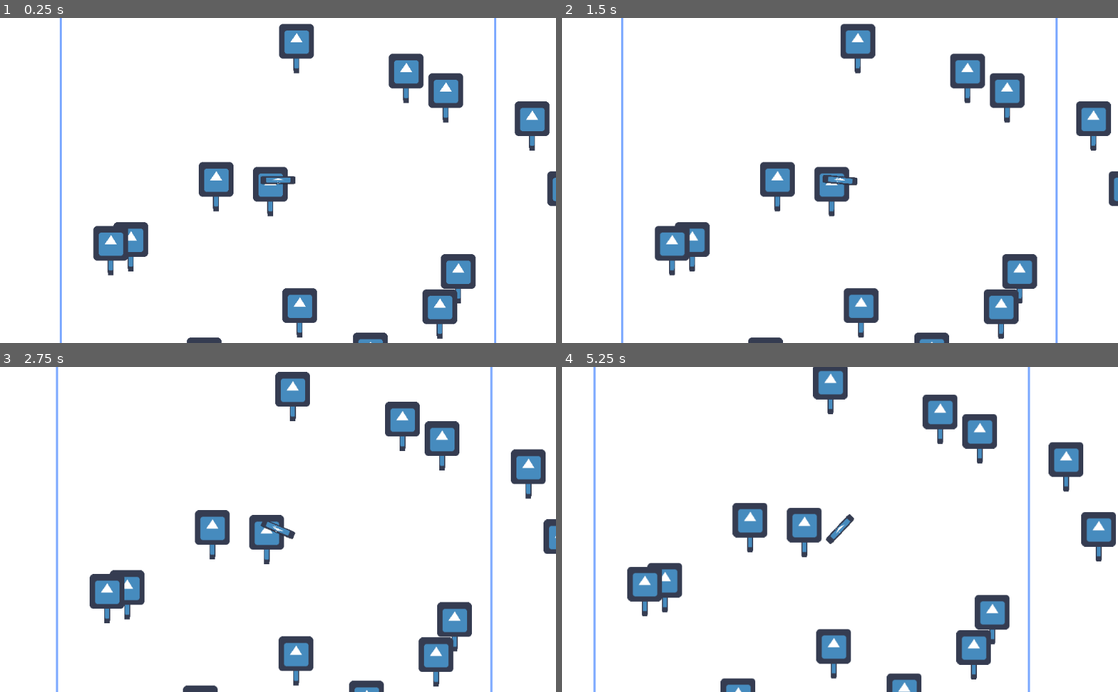
Above: before the commit, frames 1-4 (two rows, left to right).
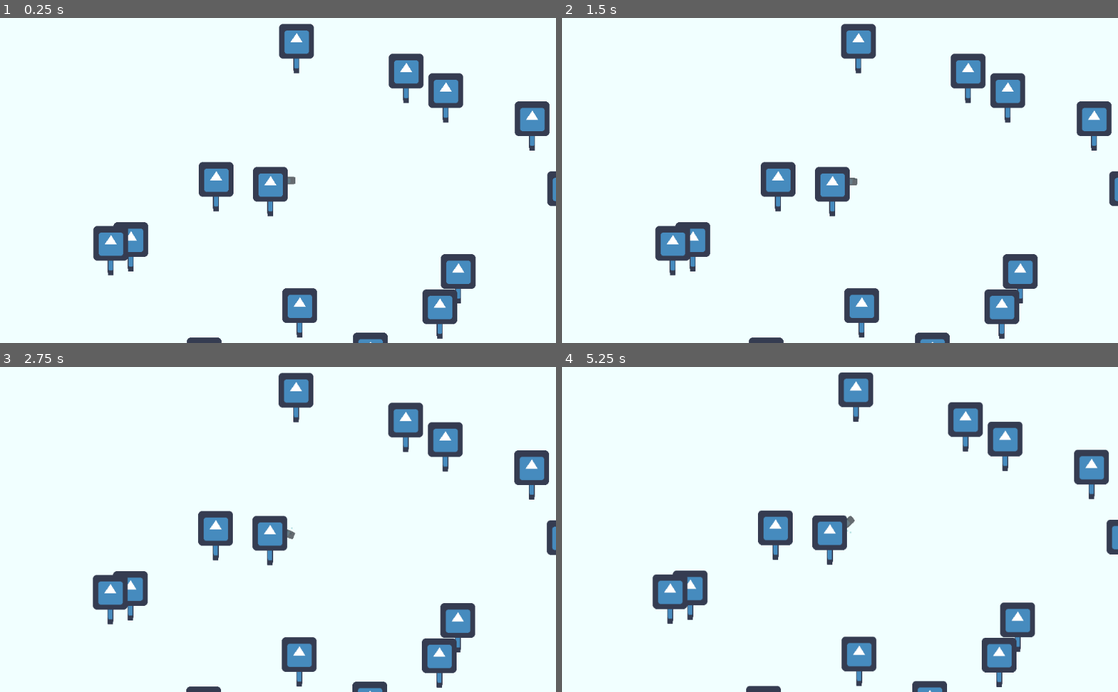
Above: after the commit, the same moments.

Repository: jiisloth/CirnoGoesSkiing
Game: Godot game, scene res://scenes/World.tscn
The game is run twice, just before and just after one commit, with the same random seed, the same clock (stepped at 60 frames per second) and the same inputs. The engine's default icon, where the game draws it, is replaced by a stand-in: a white triangle on a blue panel in a dark square.
Inputs:
- Up to frame 1 (0.25 s): no input
- Up to frame 2 (1.5 s): tap Enter at 0.5 s; hold Right (right) 0.53-1.28 s; hold Down (stop) 0.53-1.28 s; tap Space (jump) at 0.77 s; hold Left (left) from 1.28 s (still down); tap Down (stop) at 1.35 s
- Up to frame 3 (2.75 s): tap Space (jump) at 1.52 s; release Left (left) at 2.03 s; hold Right (right) from 2.03 s (still down); hold Down (stop) from 2.03 s (still down)
- Up to frame 4 (5.25 s): release Right (right) at 2.78 s; release Down (stop) at 2.78 s; hold Up (up) 2.78-3.53 s; tap Down (stop) at 2.85, 4.35 s; tap Space (jump) at 3.02, 3.77, 4.52 s; hold Down (stop) 3.53-4.28 s; hold Left (left) from 3.53 s (still down); hold Down (stop) from 5.03 s (still down)

The runs differ from the first frame. In frame 1, 0.9% of the frame differs, in the area x 10-90%, y 0-100%; in frame 2, 2.1%; in frame 3, 5.7%; in frame 4, 15%, in the area x 5-100%, y 0-100%.

Commit message:
dunnolol

Diff:
--- a/Game/project.godot
+++ b/Game/project.godot
@@ -52,4 +52,5 @@
 
 [rendering]
 
+environment/default_clear_color=Color( 0.94902, 1, 1, 1 )
 environment/default_environment="res://default_env.tres"
--- a/Game/scenes/Chunk.gd
+++ b/Game/scenes/Chunk.gd
@@ -1,4 +1,4 @@
-extends Node2D
+extends YSort
 
 var coords = Vector2.ZERO
 var size = 800
@@ -17,4 +17,4 @@
     for i in rng.randi_range(mini,maxi):
         var object = pscene.instance()
         object.position = Vector2(round((rng.randf()-0.5)*size),round((rng.randf()-0.5)*size))
-        $YSort.add_child(object)
+        add_child(object)
--- a/Game/scenes/Chunk.tscn
+++ b/Game/scenes/Chunk.tscn
@@ -1,25 +1,8 @@
-[gd_scene load_steps=4 format=2]
+[gd_scene load_steps=3 format=2]
 
 [ext_resource path="res://scenes/Chunk.gd" type="Script" id=1]
 [ext_resource path="res://scenes/Tree.tscn" type="PackedScene" id=2]
 
-[sub_resource type="StyleBoxFlat" id=1]
-bg_color = Color( 1, 1, 1, 1 )
-border_width_left = 2
-border_width_top = 2
-border_width_right = 2
-border_width_bottom = 2
-border_color = Color( 0.498039, 0.670588, 1, 1 )
-
-[node name="Chunk" type="Node2D"]
+[node name="Chunk" type="YSort"]
 script = ExtResource( 1 )
 Trees = ExtResource( 2 )
-
-[node name="Panel" type="Panel" parent="."]
-margin_left = -400.0
-margin_top = -400.0
-margin_right = 400.0
-margin_bottom = 400.0
-custom_styles/panel = SubResource( 1 )
-
-[node name="YSort" type="YSort" parent="."]
--- a/Game/scenes/Player.gd
+++ b/Game/scenes/Player.gd
@@ -21,16 +21,12 @@
         turn -= 1
     if Input.is_action_pressed("right"):
         turn += 1
-
-
-
     if Input.is_action_just_pressed("stop"):
         if sin(velocity.angle())*cos(velocity.angle()) > 0:
             stopdir = dir - PI/2.0
         else:
             stopdir = dir + PI/2.0
         stoppingdir = dir
-
     if Input.is_action_pressed("stop"):
         if abs(velocity.normalized().dot(Vector2.RIGHT.rotated(stoppingdir))) < 0.6 or velocity.length() < 10:
 
@@ -39,11 +35,10 @@
             else:
                 stopdir = PI
 
-        dir = lerp_angle(dir, stopdir, 0.2*(abs(angle_difference(dir,stopdir))/(PI*2/3)))
-#        if abs(movespeed) > 30:
-#            turn = sin(dir)*sin(dir)*sin(dir)*20 + sin(dir)*2
-#        else:
-#            turn = sin(dir)*sin(dir)*sin(dir)*20 + sin(dir)*2
+        dir = lerp_angle(dir, stopdir, 0.2*(abs(angle_difference(dir,stopdir))/(PI*2/3))*delta*60)
+        if velocity.length() < 15:
+            movespeed *= 0.5 *delta*60
+
     if Input.is_action_pressed("up") and is_on_ground():
         pass #climb hill
     if Input.is_action_just_pressed("jump") and is_on_ground():
@@ -82,7 +77,7 @@
             movespeed = -movespeed
 
         var pre_movedir = movedir
-        movedir = lerp_angle(movedir, dir, 0.1)
+        movedir = lerp_angle(movedir, dir, 0.1*delta*60)
 
         var turned = clamp(abs(angle_difference(pre_movedir,dir)), 0, PI/2.0) / (PI/2.0)
 
@@ -90,11 +85,11 @@
         if sin(movedir) < 0:
             accelerating = -1
 
-        movespeed = movespeed*0.997+pull*accelerating
+        movespeed = movespeed*0.997+pull*accelerating*delta*60
 
         var slidespeed = movespeed*(turned*turned)
         movespeed -= slidespeed
-        slide = slide * 0.98
+        slide = slide * 0.98*delta*60
         slide += Vector2(slidespeed,0).rotated(pre_movedir)
 
     $Shadow.rotation = dir
@@ -102,6 +97,15 @@
     velocity = Vector2(movespeed,0).rotated(movedir) + slide
     move_and_slide(velocity, Vector2.UP)
 
+
+func _process(delta):
+    animate()
+
+func animate():
+    if is_on_ground():
+        $Shadow/Particles2D.emitting = true
+    else:
+        $Shadow/Particles2D.emitting = false
 
 func is_on_ground():
     if height == 0:
--- a/Game/scenes/Player.tscn
+++ b/Game/scenes/Player.tscn
@@ -6,13 +6,15 @@
 [sub_resource type="CircleShape2D" id=1]
 
 [sub_resource type="ParticlesMaterial" id=2]
-emission_shape = 1
-emission_sphere_radius = 6.0
+emission_shape = 2
+emission_box_extents = Vector3( 30, 5, 1 )
 flag_disable_z = true
 direction = Vector3( 0, 0, 0 )
 gravity = Vector3( 0, 0, 0 )
 orbit_velocity = 0.0
 orbit_velocity_random = 0.0
+scale = 3.0
+color = Color( 0.741176, 0.894118, 0.901961, 1 )
 
 [node name="Player" type="KinematicBody2D"]
 script = ExtResource( 2 )
@@ -21,12 +23,24 @@
 shape = SubResource( 1 )
 
 [node name="Shadow" type="Sprite" parent="."]
-modulate = Color( 0.356863, 0.356863, 0.356863, 0.631373 )
+self_modulate = Color( 0.356863, 0.356863, 0.356863, 0.631373 )
 position = Vector2( 0, -5.36442e-07 )
 scale = Vector2( 1, 0.21875 )
 texture = ExtResource( 1 )
 
+[node name="Particles2D" type="Particles2D" parent="Shadow"]
+position = Vector2( 0, 2.45231e-06 )
+scale = Vector2( 1, 4.57143 )
+z_index = -1
+z_as_relative = false
+amount = 26
+lifetime = 3.0
+randomness = 0.12
+local_coords = false
+process_material = SubResource( 2 )
+
 [node name="Character" type="Node2D" parent="."]
+visible = false
 
 [node name="Board" type="Sprite" parent="Character"]
 position = Vector2( 0, -1 )
@@ -35,8 +49,3 @@
 
 [node name="Camera2D" type="Camera2D" parent="."]
 current = true
-
-[node name="Particles2D" type="Particles2D" parent="."]
-amount = 16
-local_coords = false
-process_material = SubResource( 2 )
--- a/Game/scenes/World.gd
+++ b/Game/scenes/World.gd
@@ -1,4 +1,4 @@
-extends Node2D
+extends YSort
 
 export(PackedScene) var Chunk
 
--- a/Game/scenes/World.tscn
+++ b/Game/scenes/World.tscn
@@ -4,10 +4,10 @@
 [ext_resource path="res://scenes/Chunk.tscn" type="PackedScene" id=2]
 [ext_resource path="res://scenes/Player.tscn" type="PackedScene" id=3]
 
-[node name="World" type="Node2D"]
+[node name="World" type="YSort"]
 script = ExtResource( 1 )
 Chunk = ExtResource( 2 )
 
-[node name="Chunks" type="Node2D" parent="."]
+[node name="Chunks" type="YSort" parent="."]
 
 [node name="Player" parent="." instance=ExtResource( 3 )]
Binary file added: Game/misc/Palette.png
Not shown, added: Game/misc/Palette.png.import
